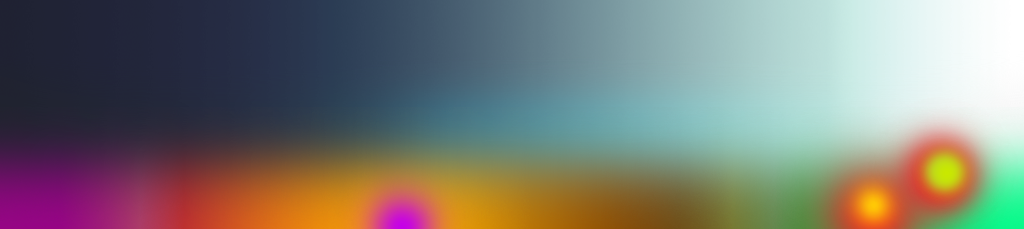
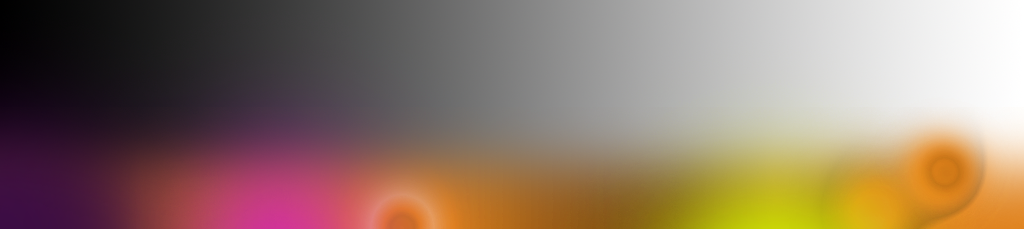
The second 1024×229 image is a revision of the first. Changes to its layers:
added layer "Layer 3 copy" above "Layer 3" over (0, 0, 1024, 229)
hid "Layer 3" over (0, 96, 1024, 229)
added layer "Layer 5" above "Layer 4" over (0, 0, 1024, 229)
added layer "Layer 4" above "Layer 1 copy" over (0, 0, 1024, 229)
painted on "Layer 1 copy" over (0, 52, 1021, 229)
painted on "Layer 0 copy" over (0, 0, 1024, 229)
